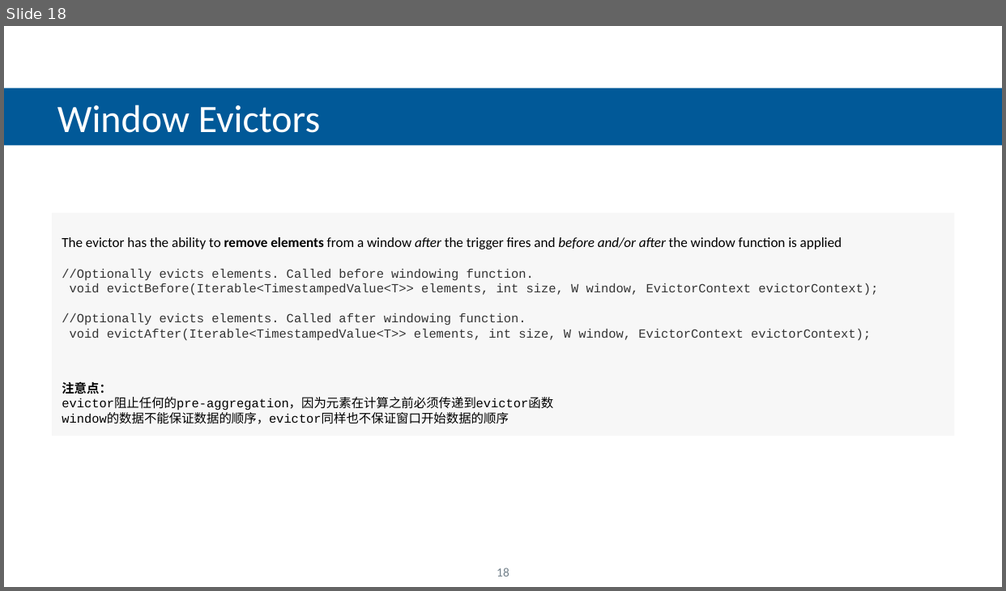
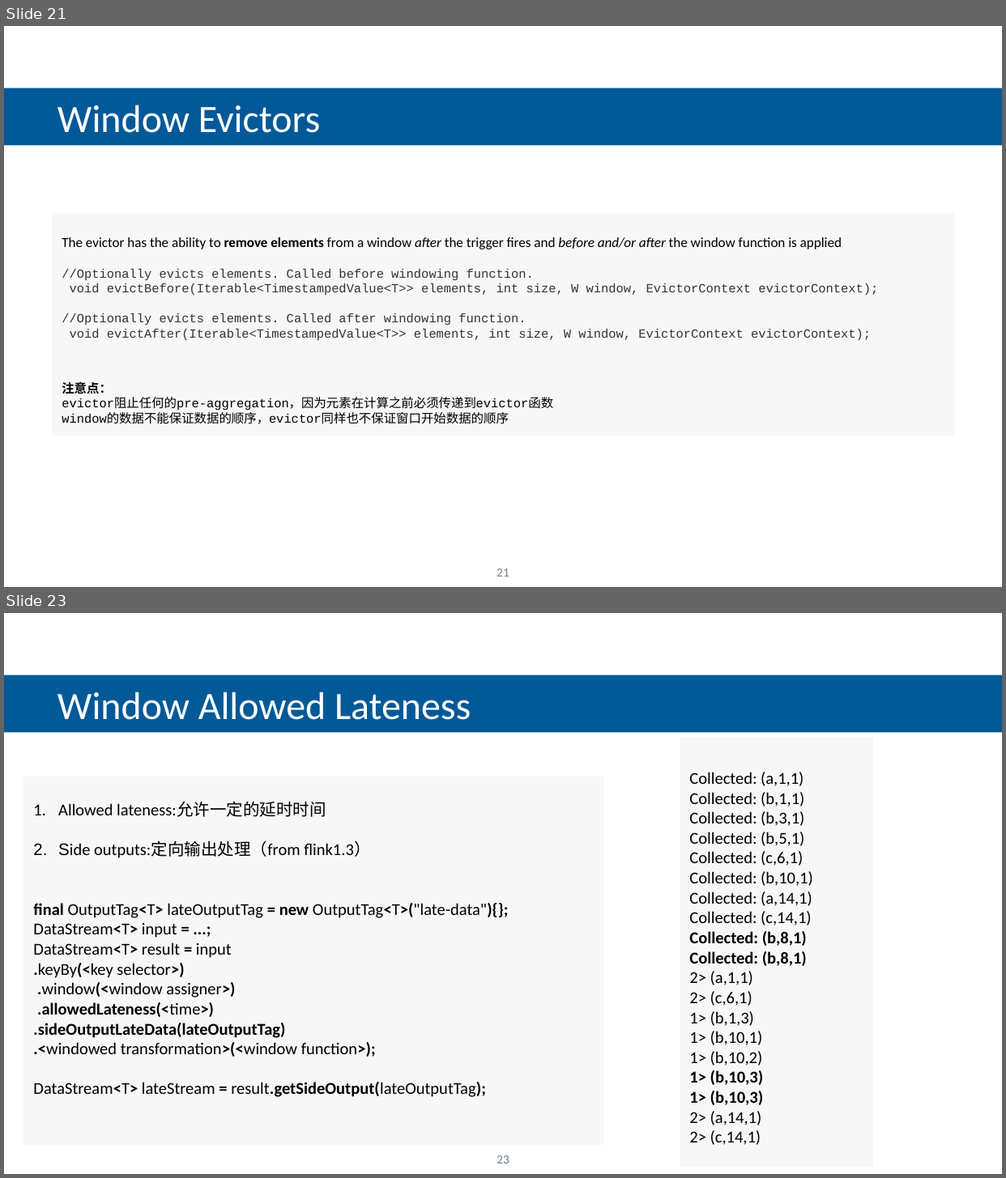
Before and after one commit to feiniaoyuyu/com-my-flink-java, a slide deck: flink introduction.pptx. Shown one above the other, each under a label of ours: slide 18 before the commit, slides 21 and 23 after it; the slides between them are not shown. The pictures are 1006x591 and 1006x1178 pixels, drawn with LibreOffice and Linux fonts; fonts in the diff are those of the drawing; background and template pictures are left out. Boxes give left, top, right and bottom in pixels: in the first picture for what was removed or moved away, otherwise in the second. Text is boxed around its words. In the diff, an @@ line names an element or a change of style, - is before the commit and + after.

```diff
--- a/flink introduction.pptx
+++ b/flink introduction.pptx
@@ slide 23 added at <box>4,613,1002,1174</box>, background #FFFFFF @@
@@ rectangle added at <box>4,675,1002,732</box>, fill #015998, 28 pt, text #FFFFFF @@
+  Window Allowed Lateness
@@ rectangle added at <box>680,738,873,1167</box>, fill #F7F7F7, 12 pt, text #000000 @@
+Collected: (a,1,1)
+Collected: (b,1,1)
+Collected: (b,3,1)
+Collected: (b,5,1)
+Collected: (c,6,1)
+Collected: (b,10,1)
+Collected: (a,14,1)
+Collected: (c,14,1)
+Collected: (b,8,1)
+Collected: (b,8,1)
+2> (a,1,1)
+2> (c,6,1)
+1> (b,1,3)
+1> (b,10,1)
+1> (b,10,2)
+1> (b,10,3)
+1> (b,10,3)
+2> (a,14,1)
+2> (c,14,1)
@@ rectangle added at <box>24,777,603,1146</box>, fill #F7F7F7, 12 pt, text #000000 @@
+1. Allowed lateness:允许一定的延时时间
+2. Side outputs:定向输出处理（from flink1.3）
+final OutputTag<T> lateOutputTag = new OutputTag<T>("late-data"){}; DataStream<T> input = ...;
+DataStream<T> result = input
+.keyBy(<key selector>)
+.window(<window assigner>)
+.allowedLateness(<time>)
+.sideOutputLateData(lateOutputTag)
+.<windowed transformation>(<window function>);
+DataStream<T> lateStream = result.getSideOutput(lateOutputTag);
@@ page number added at <box>496,1156,509,1164</box>, 9 pt, text #72808A @@
+23
@@ what was slide 18 is now slide 21 @@
@@ page number at <box>496,569,509,577</box>: text changed @@
-18
+21
```
Also in this commit, not shown: 17 slides changed, 9 other slides added, 3 slides removed, 37 other files.
